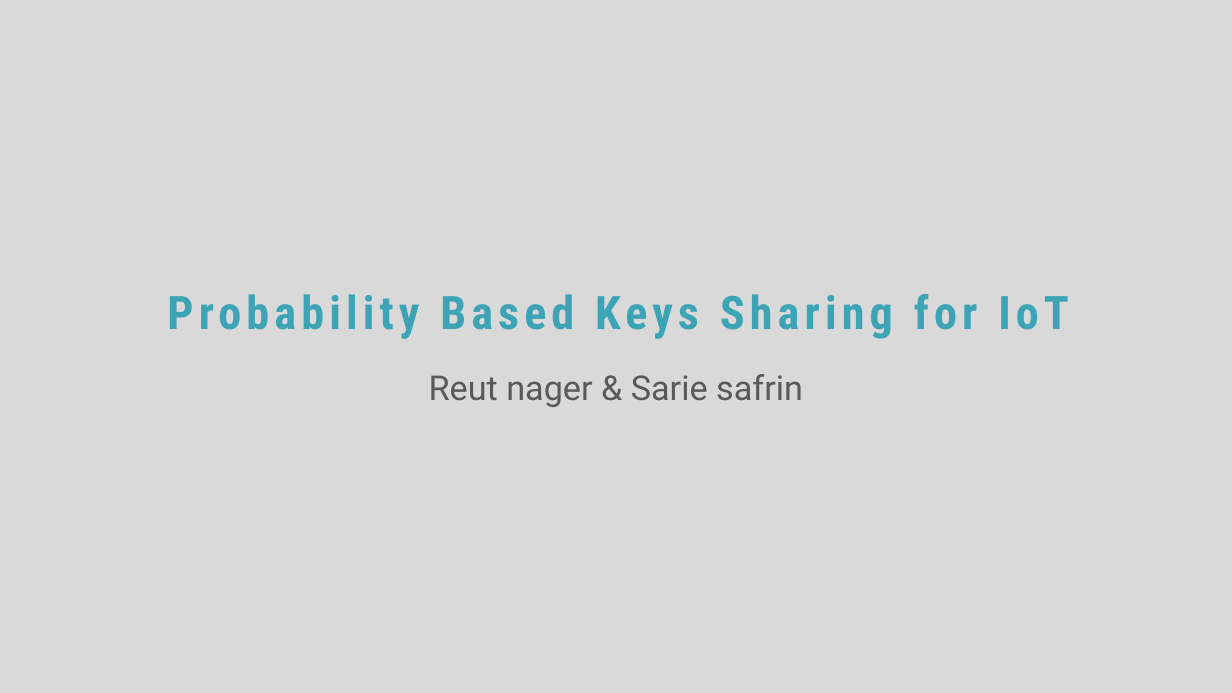
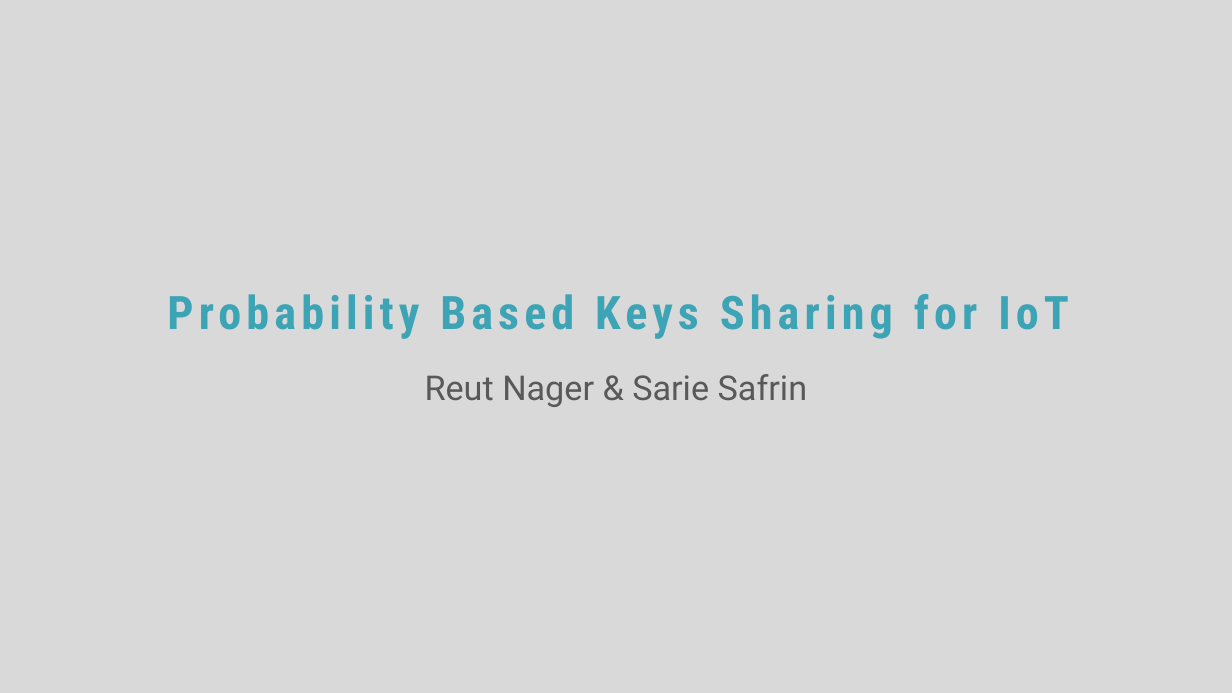
Before and after one commit to reutnagar/distributed-RSA-for-IoT, a slide deck: slide 1 of Docs/Submission/מצגת פרויקט גמר.pptx. Drawn at 1232x693 pixels with LibreOffice and Linux fonts; fonts in the diff are those of the drawing. Boxes give left, top, right and bottom in pixels: in the first picture for what was removed or moved away, otherwise in the second. Text is boxed around its words. In the diff, an @@ line names an element or a change of style, - is before the commit and + after.

```diff
--- a/Docs/Submission/מצגת פרויקט גמר.pptx
+++ b/Docs/Submission/מצגת פרויקט גמר.pptx
@@ text at bbox=[425, 374, 808, 407]: text changed @@
-Reut nager & Sarie safrin
+Reut Nager & Sarie Safrin
```
Also in this commit, not shown: 6 other slides changed.
